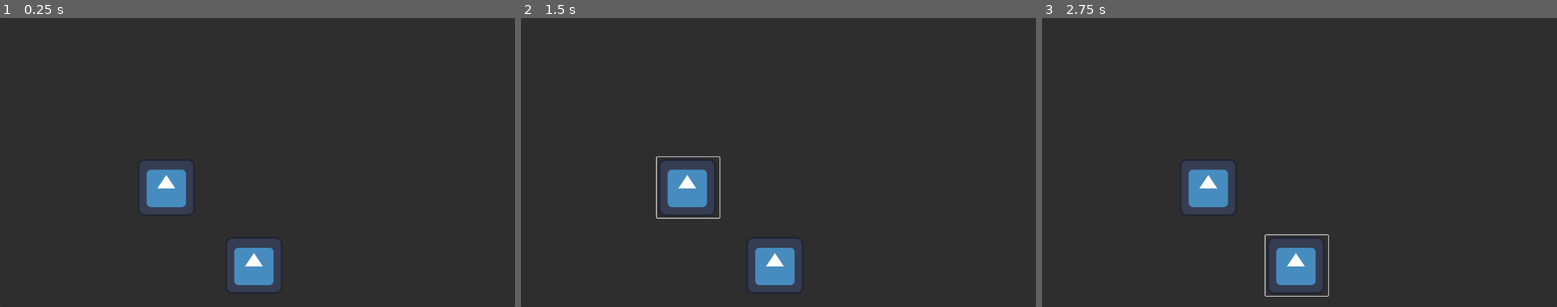
Above: before the commit, frames 1-3 (left to right).
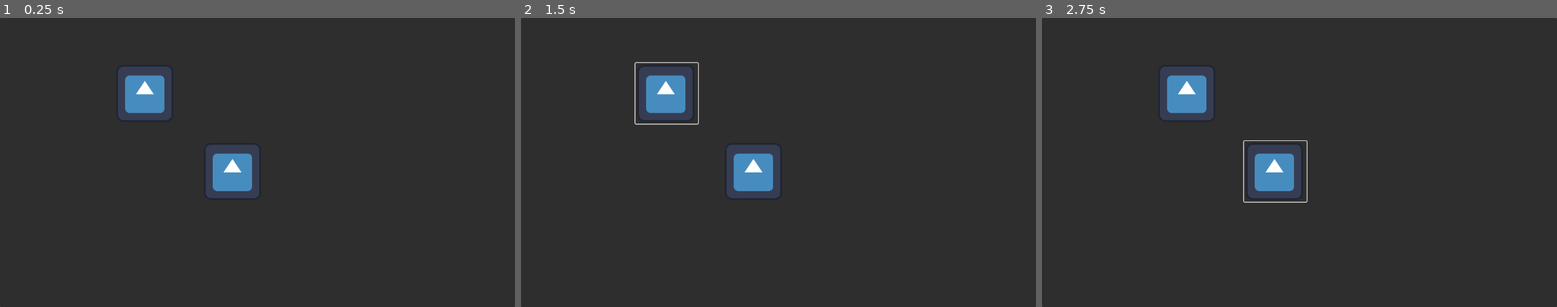
Above: after the commit, the same moments.

Repository: JasonHend/Godot-Skill-Tree
Game: Godot game, scene res://skill_tree.tscn
Same seed, same stepped clock (60 frames per second), same inputs: the game is played once before the commit and once after it. The project has no main scene, so this scene is started directly. The engine's default icon, where the game draws it, is replaced by a stand-in: a white triangle on a blue panel in a dark square.
Inputs (mouse positions are in pixels of both pictures, inside the frame that each line leads up to; where the layout moved, square brackets give the same spot in the first picture):
- Up to frame 1 (0.25 s): no input
- Up to frame 2 (1.5 s): click (752, 171) [773, 266] at 0.5 s; click (665, 93) [685, 188] at 1.25 s
- Up to frame 3 (2.75 s): click (1273, 171) [1294, 266] at 2 s

The runs differ from the first frame. In frame 1, 7.6% of the frame differs, in the area x 22-55%, y 16-95%; in frame 2, 8.0%, in the area x 22-55%, y 15-95%; in frame 3, 8.0%.

Commit message:
Added in region for customized functions, and renamed variables for clarity.

Diff:
--- a/skill-tree/skill_tree.gd
+++ b/skill-tree/skill_tree.gd
@@ -5,9 +5,16 @@
 @onready var tree_root: Button = get_node("Panel/Skill Node")
 
 # Main overload for handling the purchase of nodes
-func handle_node_purchase(node_attributes: String) -> void:
-	match node_attributes:
+func handle_node_purchase(skill_reference: String) -> void:
+	match skill_reference:
 		"FillIn":
-			print_debug("This node was purchased")
-		"Test":
-			print_debug("Another node was puchased")
+			_test_skill_unlocked()
+		_:
+			print_debug("No function assigned with purchased node")
+
+#region Skill Functions
+# INFO Each function in this region is meant to be passed in to handle_node_purchase
+# These functions serve as the logic for each node's activation
+func _test_skill_unlocked() -> void:
+	print_debug("A skill has just been unlocked")
+#endregion Skill Functions
--- a/skill-tree/skill_tree.tscn
+++ b/skill-tree/skill_tree.tscn
@@ -22,10 +22,10 @@
 
 [node name="Skill Node" parent="Panel" instance=ExtResource("1_sknkn")]
 layout_mode = 1
-offset_left = 500.0
-offset_top = 487.0
-offset_right = 640.0
-offset_bottom = 623.0
+offset_left = 452.0
+offset_top = 276.0
+offset_right = 592.0
+offset_bottom = 412.0
 price = 1
 purchasable = true
 
